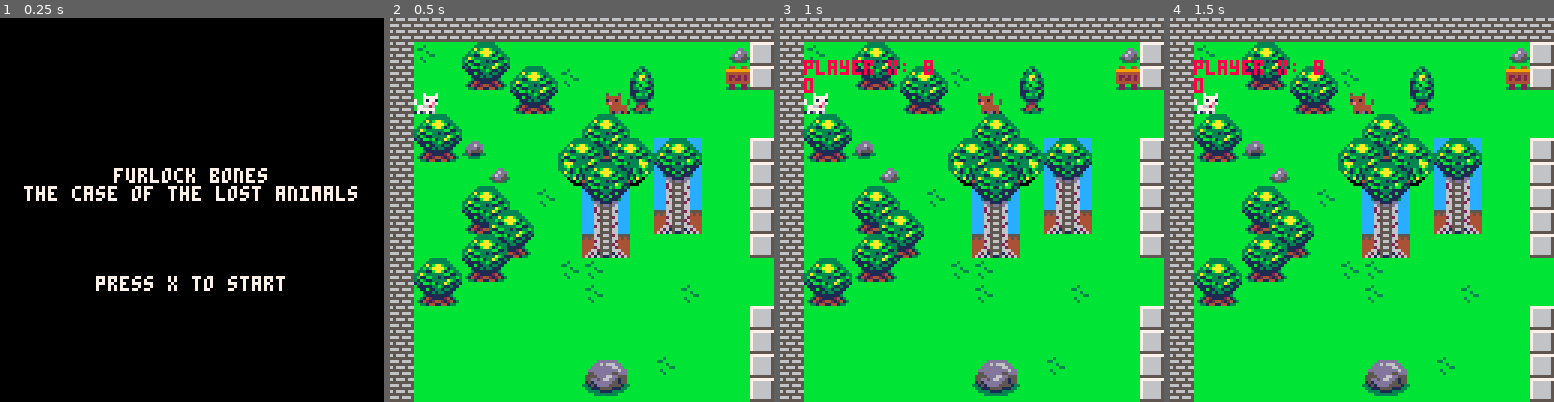
Above: before the commit, frames 1-4 (left to right).
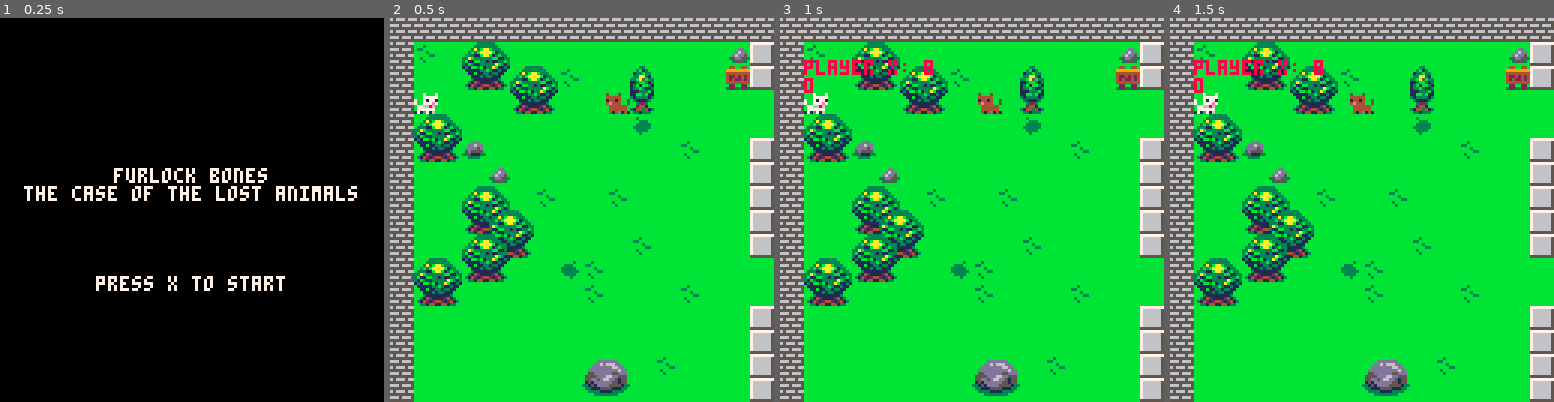
Above: after the commit, the same moments.

Repository: Mackeriah/FurlockBones-game
Game: PICO-8 cartridge furlock bones.p8
The game is run twice, just before and just after one commit, with the same random seed, the same clock (stepped at 60 frames per second) and the same inputs.
Inputs:
- Up to frame 1 (0.25 s): no input
- Up to frame 2 (0.5 s): tap X (X key) at 0.33 s
- Up to frame 3 (1 s): tap O (Z key) at 0.7 s
- Up to frame 4 (1.5 s): tap X (X key) at 1.07 s

Frame 1 is identical in both runs. In frame 2, 8.3% of the frame differs, in the area x 43-82%, y 25-68%; in frame 3, 8.3%; in frame 4, 8.3%.

Commit message:
managed to lose treehouse somehow

Diff:
--- a/furlock bones.p8
+++ b/furlock bones.p8
@@ -24,6 +24,8 @@
 	poke(0x5f5c, 255) -- this means a held button only registers once
 	readingSign = false
 	notNowBrian = false
+	current_map_maximum_x = 624
+	current_map_maximum_y = 248
 end
 
 function _update60()
@@ -54,10 +56,10 @@
 end
 
 function camera_follow_player()
-	if player.x > 60 and player.x <= (312 -60) then
+	if player.x > 60 and player.x <= (current_map_maximum_x -60) then
 		camera_x = player.x - 60
 	end
-	if player.y > 60 and player.y <= (248-60) then
+	if player.y > 60 and player.y <= (current_map_maximum_y-60) then
 		camera_y = player.y - 60
 	end
 end
@@ -71,11 +73,10 @@
 function draw_game()
  	camera(camera_x,camera_y)
  	map(0,0,0,0,128,32)
+	spr(110,80,16,1,1,1)
 	spr(126,80,24,1,1,1)
  	spr(player.sprite,player.x,player.y,1,1,player.direction==-1)
 	spr(brian.sprite,brian.x,brian.y,1,1,brian.direction==-1)
-	spr(110,80,16,1,1,1)
-
 end
 
 -->8
@@ -755,20 +756,20 @@
 
 
 __gff__
-0000000000000200800000000000000000010101800000000000000000000000000100010101010000000000000000000001000000000000000000000000000000000101000000010100000000000101000001010000000000000000000000010101000000000000000000000000010001010000000000000000000000000100
+0000000000000200800000000000010100010101800000000100000000000001000100000101010000000000010000000001000100000000000000000000000000000101000000010100000000000101000001010000000000000000000000010101000000000000000000000000010001010000000000000000000000000100
 0101000001000001010100000000000001010000010000010101000000000000010101010100000001010000000000000101010001010000010101000000000000000000000000000000000000000000000000000000000000000000000000000000000000000000000000000000000000000000000000000000000000000000
 __map__
-2626262626262626262626262626262626262626262626262626262626262626262626262626262618181818181818181818181818181818181818188081181818180000000000000000000000000000000000000000000000000000000000000000000000000000000000000000000000000000000000000000000000000000
-264946606146464646464646464615242449156e6e6e6e6e4646464646464946464946464646462618181818181818181818181818181818181818808283811818180000000000000000000000000000000000000000000000000000000000000000000000000000000000000000000000000000000000000000000000000000
-264646707160614946464646464614242424247e7e7e7e7e1446494646464646461546464946142633183318331833183318331818181818181818a29293a31818180000000000000000000000000000000000000000000000000000000000000000000000000000000000000000000000000000000000000000000000000000
-264646464670714646464646464646464646464915464619373838383838383838383838393838380c0c0c0c0c0c0c0c0c0c0c0c0c1c0d18181818189091181818180000000000000000000000000000000000000000000000000000000000000000000000000000000000000000000000000000000000000000000000000000
-266061464646464660614646464646464649464646464619381a3838381a382937383838383837381b371b1b1b1b2a1b1b1b1b1b1b1b1c0d18081818a0a1181818180000000000000000000000000000000000000000000000000000000000000000000000000000000000000000000000000000000000000000000000000000
-267071724646466040416180814646242424246e6e6e6e6e154646464646464946464646464615262b1b1b1b1b1b1b1b1b1b1b1b1b1b1b0c0c0c1c0da0a1181818180000000000000000000000000000000000000000000000000000000000000000000000000000000000000000000000000000000000000000000000000000
-264646466246464e50514f90914646242446467e7e7e7e7e464646154646464646464646494649262c2b232d232d232e232e232d2d1b371b1b1b1b0cb0b11c0d18180000000000000000000000000000000000000000000000000000000000000000000000000000000000000000000000000000000000000000000000000000
-2646466061464946909146a0a14646242449462424462446464646464646464646464646464646261818181818181818181818182c2b2e2e2d2e2e2e2d2d2f0e18180000000000000000000000000000000000000000000000000000000000000000000000000000000000000000000000000000000000000000000000000000
-2646467041614646a0a146b0b146462424242424244624464646464646464646464646464646462618181818181818181818181818181818181818181818181818180000000000000000000000000000000000000000000000000000000000000000000000000000000000000000000000000000000000000000000000000000
-2646466051714646b0b146464646462424244646464624464646464646464646464646464646462600000000000000000000000000000000000000000000000000000000000000000000000000000000000000000000000000000000000000000000000000000000000000000000000000000000000000000000000000000000
-2660617071464649494646464646464646464646464646464646464646464646464646464646462600000000000000000000000000000000000000000000000000000000000000000000000000000000000000000000000000000000000000000000000000000000000000000000000000000000000000000000000000000000
+262626262626262626262626262626262626262626262626262626262626262626262626262626260f0f0f0f0f0f0f0f0f0f0f0f0f0f0f0f0f0f0f0f80810f0f0f0f0f00000000000000000000000000000000000000000000000000000000000000000000000000000000000000000000000000000000000000000000000000
+264946606146464646464646464615242449156e6e6e6e6e4646464646464946464946464646460a0f0f0f0f0f0f0f0f0f0f0f0f0f0f0f0f0f0f0f808283810f0f0f0f00000000000000000000000000000000000000000000000000000000000000000000000000000000000000000000000000000000000000000000000000
+264646707160614946464646464614242424247e7e7e7e7e1446494646464646461546464946140b330f330f330f330f330f330f0f0f0f0f0f0f0fa29293a30f0f0f0f00000000000000000000000000000000000000000000000000000000000000000000000000000000000000000000000000000000000000000000000000
+264646464670714646464646464646464646464915464619373838383838383838383838393838380c0c0c0c0c0c0c0c0c0c0c0c0c1c0d0f0f0f0f0f90910f0f0f0f0f00000000000000000000000000000000000000000000000000000000000000000000000000000000000000000000000000000000000000000000000000
+266061464646464646467646464646464649464646464619381a3838381a382937383838383837381b371b1b1b1b2a1b1b1b1b1b1b1b1c0d0f080f0fa0a10f0f0f0f0f00000000000000000000000000000000000000000000000000000000000000000000000000000000000000000000000000000000000000000000000000
+267071724646464646464646494646242424246e6e6e6e6e154646464646464946464646464642432b1b1b1b1b1b1b1b1b1b1b1b1b1b1b0c0c0c1c0da0a10f0f0f0f0f00000000000000000000000000000000000000000000000000000000000000000000000000000000000000000000000000000000000000000000000000
+264646466246464646464646464646242446467e7e7e7e7e464646154646464646464646464652531f2b232d232d232e232e232d2d1b371b1b1b1b0cb0b11c0d0f0f0f00000000000000000000000000000000000000000000000000000000000000000000000000000000000000000000000000000000000000000000000000
+264646606146494646494646464646242449462424462446464646464646464646464646464646260f0f0f0f0f0f0f0f0f0f0f0f1f2b2e2e2d2e2e2e2d2d2f0e0f0f0f00000000000000000000000000000000000000000000000000000000000000000000000000000000000000000000000000000000000000000000000000
+264646704161464646464646464646242424242424462446464646464646464646464649464646260f0f0f0f0f0f0f0f0f0f0f0f0f0f0f0f0f0f0f0f0f0f0f0f0f0f0f00000000000000000000000000000000000000000000000000000000000000000000000000000000000000000000000000000000000000000000000000
+264646605171464646464946464646242424464646462446464646464646464646464646464646260f0f0f0f0f0f0f0f0f0f0f0f0f0f0f0f0f0f0f0f0f0f0f0f0f0f0f00000000000000000000000000000000000000000000000000000000000000000000000000000000000000000000000000000000000000000000000000
+266061707146467549464646464646464646464646464646464646464646464646464646464646260f0f0f0f0f0f0f0f0f0f0f0f0f0f0f0f0f0f0f0f0f0f0f0f0f0f0f00000000000000000000000000000000000000000000000000000000000000000000000000000000000000000000000000000000000000000000000000
 2670714646464646494646464946464646464646464946464946464646464646464646464646462600000000000000000000000000000000000000000000000000000000000000000000000000000000000000000000000000000000000000000000000000000000000000000000000000000000000000000000000000000000
 2646464646464646464646464646462424464646464646464646464946464646464646464646462600000000000000000000000000000000000000000000000000000000000000000000000000000000000000000000000000000000000000000000000000000000000000000000000000000000000000000000000000000000
 2646464646464646464646464646462424464646464646464946464646464646464646464646462600000000000000000000000000000000000000000000000000000000000000000000000000000000000000000000000000000000000000000000000000000000000000000000000000000000000000000000000000000000
Not shown, changed: 24 lines of the sprite sheet (__gfx__) section of furlock bones.p8
